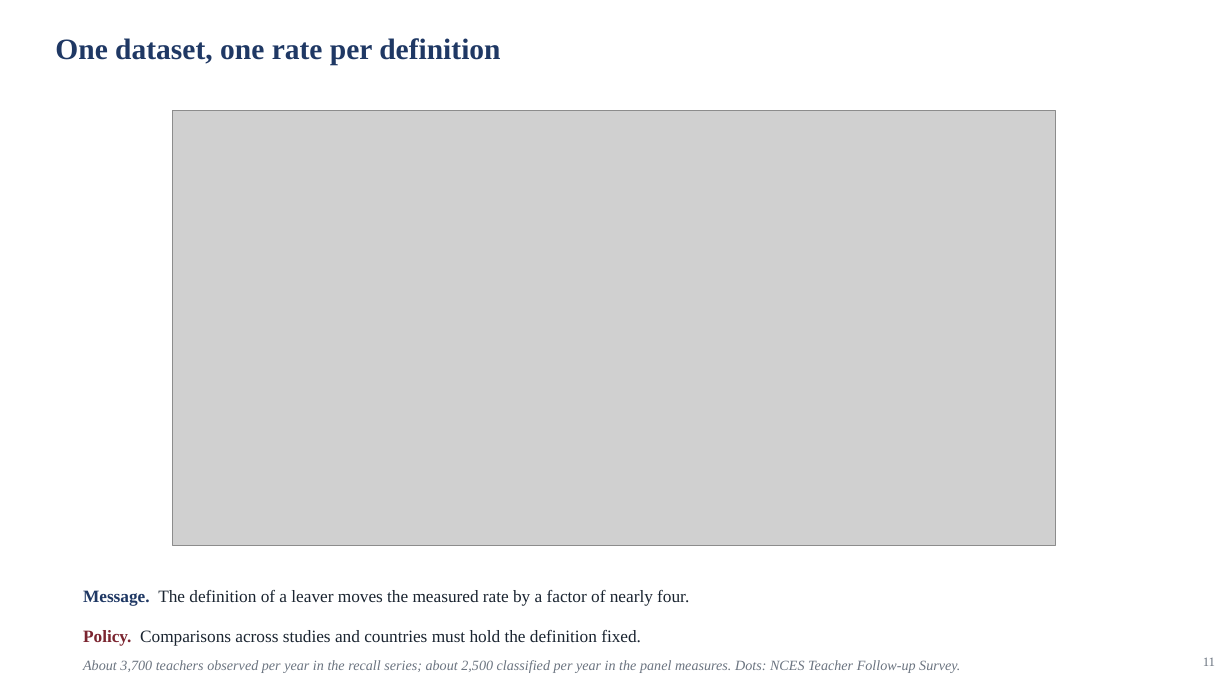
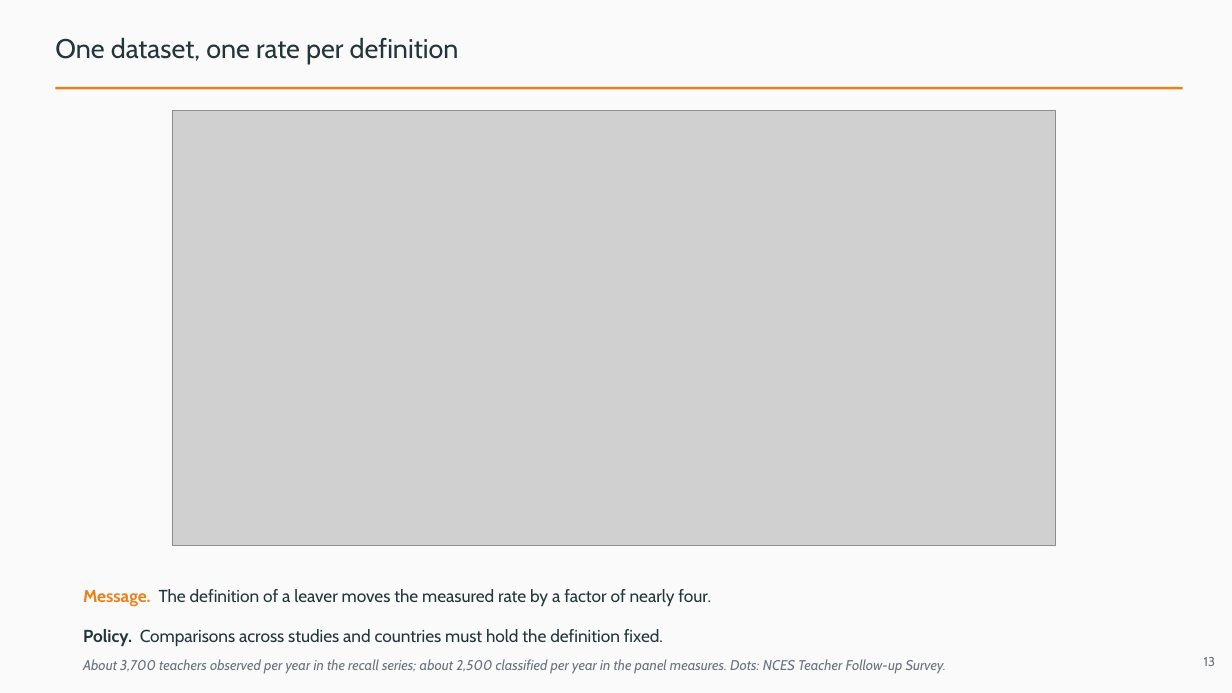
Before and after one commit to jedr1-ship-it/Alternative-Pathways----Quant, a slide deck: slide 13 of report/data_cluster/Proyect_US_cluster.pptx (slide 11 before the commit). Drawn at 1232x693 pixels with LibreOffice and Linux fonts; fonts in the diff are those of the drawing; grey boxes stand for pictures. Boxes give left, top, right and bottom in pixels: in the first picture for what was removed or moved away, otherwise in the second. Text is boxed around its words. In the diff, an @@ line names an element or a change of style, - is before the commit and + after.

```diff
--- a/report/data_cluster/Proyect_US_cluster.pptx
+++ b/report/data_cluster/Proyect_US_cluster.pptx
@@ background #FFFFFF to #FAFAFA @@
@@ text "One dataset, one rate per ..." at bbox=[55, 37, 459, 64]: size 23 to 21 pt, font Times New Roman to Cabin, text colour #1F3864 to #23373B, bold off @@
@@ rectangle added at bbox=[55, 87, 1183, 90], fill #EB811B @@
@@ text "Message. The definition of a ..." at bbox=[83, 589, 711, 606]: font Times New Roman to Cabin; text colour #1F3864 to #EB811B in "Message."; text colour #1A2430 to #23373B in "The definition of a leaver moves the ..." @@
@@ text "Policy. Comparisons across studies and ..." at bbox=[83, 629, 663, 646]: font Times New Roman to Cabin, text colour #1A2430 to #23373B; text colour #7B2530 to #23373B in "Policy." @@
@@ text "About 3,700 teachers observed per ..." at bbox=[83, 659, 946, 674]: font Times New Roman to Cabin @@
@@ text at bbox=[1204, 657, 1216, 666]: text changed; font Times New Roman to Cabin @@
-11
+13
```
Also in this commit, not shown: 36 other slides changed, 5 slides added, 2 slides removed, 3 other files.
